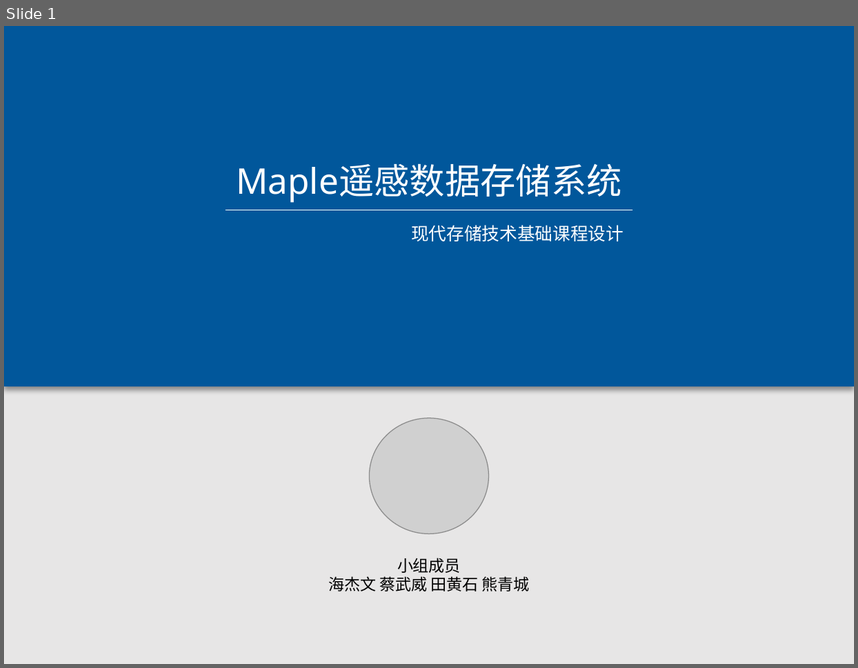
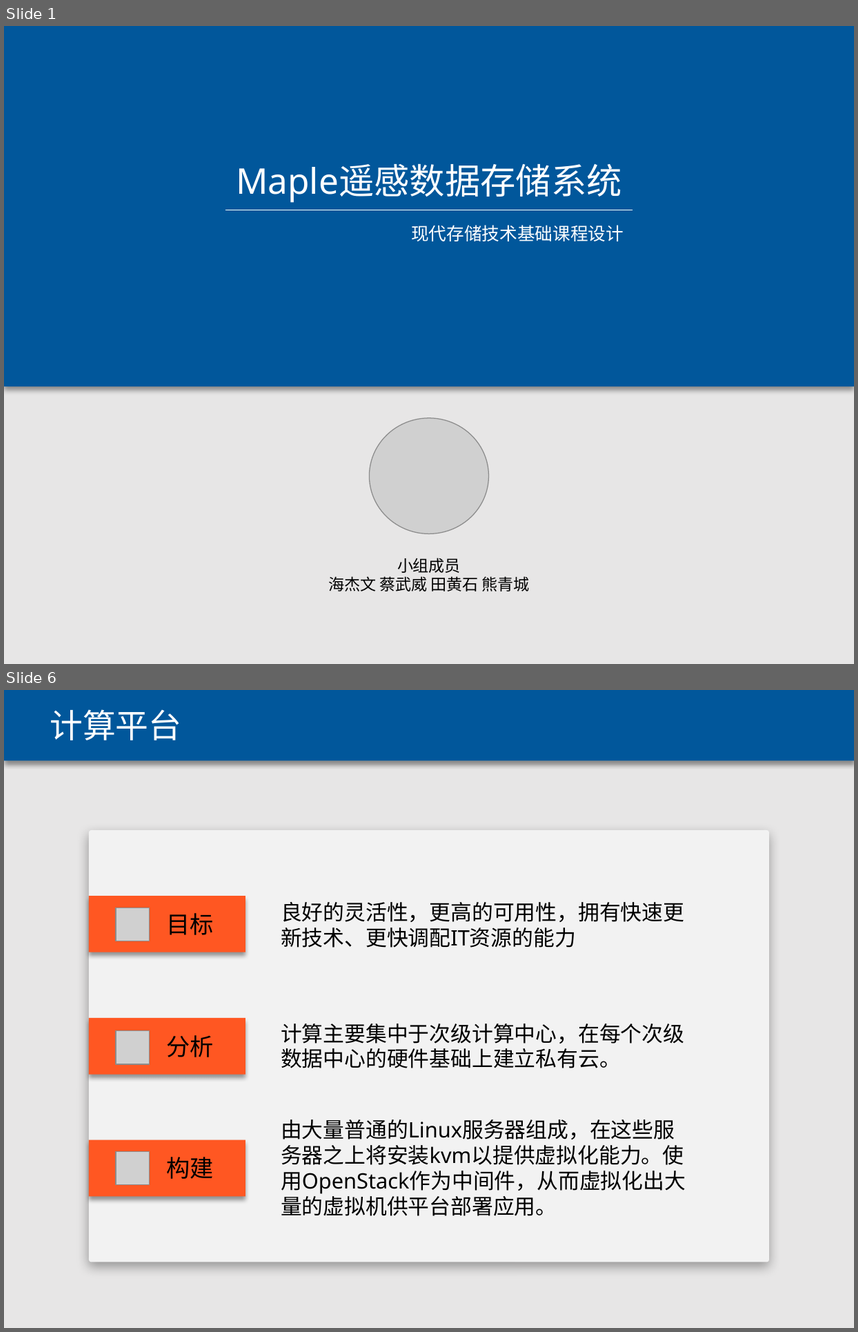
Before and after one commit to Nebula1084/Maple, a slide deck: 演示文稿1.pptx. Shown one above the other, each under a label of ours: slide 1 before the commit, slides 1 and 6 after it; the slides between them are not shown. The pictures are 858x668 and 858x1332 pixels, drawn with LibreOffice and Linux fonts; fonts in the diff are those of the drawing; grey boxes stand for pictures. Boxes give left, top, right and bottom in pixels: in the first picture for what was removed or moved away, otherwise in the second. Text is boxed around its words. In the diff, an @@ line names an element or a change of style, - is before the commit and + after.

```diff
--- a/演示文稿1.pptx
+++ b/演示文稿1.pptx
@@ slide 6 added at [4, 690, 854, 1328], background #E7E6E6 @@
@@ rectangle added at [4, 690, 854, 760], fill #01579B @@
@@ text added at [50, 709, 181, 740], 28 pt, text #FFFFFF @@
+计算平台
@@ rounded rectangle added at [89, 830, 769, 1262], fill #F2F2F2 @@
@@ rectangle added at [89, 896, 245, 952], fill #FF5722 @@
@@ picture added at [115, 907, 148, 940] @@
@@ text added at [167, 913, 214, 935], 20 pt, text #000000 @@
+目标
@@ text added at [281, 902, 684, 947], 18 pt, text #000000 @@
+良好的灵活性，更高的可用性，拥有快速更新技术、更快调配IT资源的能力
@@ rectangle added at [89, 1018, 245, 1074], fill #FF5722 @@
@@ picture added at [115, 1031, 148, 1064] @@
@@ text added at [167, 1035, 214, 1057], 20 pt, text #000000 @@
+分析
@@ text added at [281, 1023, 684, 1068], 18 pt, text #000000 @@
+计算主要集中于次级计算中心，在每个次级数据中心的硬件基础上建立私有云。
@@ text added at [281, 1119, 686, 1216], 18 pt, text #000000 @@
+由大量普通的Linux服务器组成，在这些服务器之上将安装kvm以提供虚拟化能力。使用OpenStack作为中间件，从而虚拟化出大量的虚拟机供平台部署应用。
@@ rectangle added at [89, 1140, 245, 1196], fill #FF5722 @@
@@ picture added at [115, 1151, 148, 1184] @@
@@ text added at [167, 1156, 214, 1179], 20 pt, text #000000 @@
+构建
```
Also in this commit, not shown: 7 slides changed, 4 other slides added, 1 slide removed, 11 other files.
